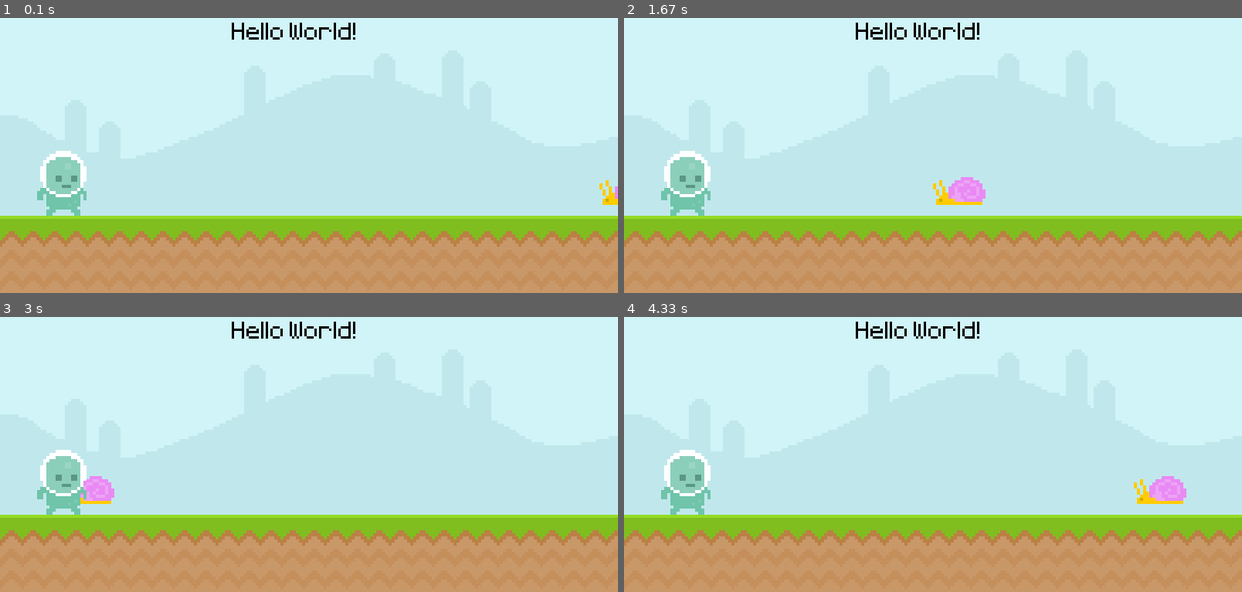
Above: before the commit, frames 1-4 (two rows, left to right).
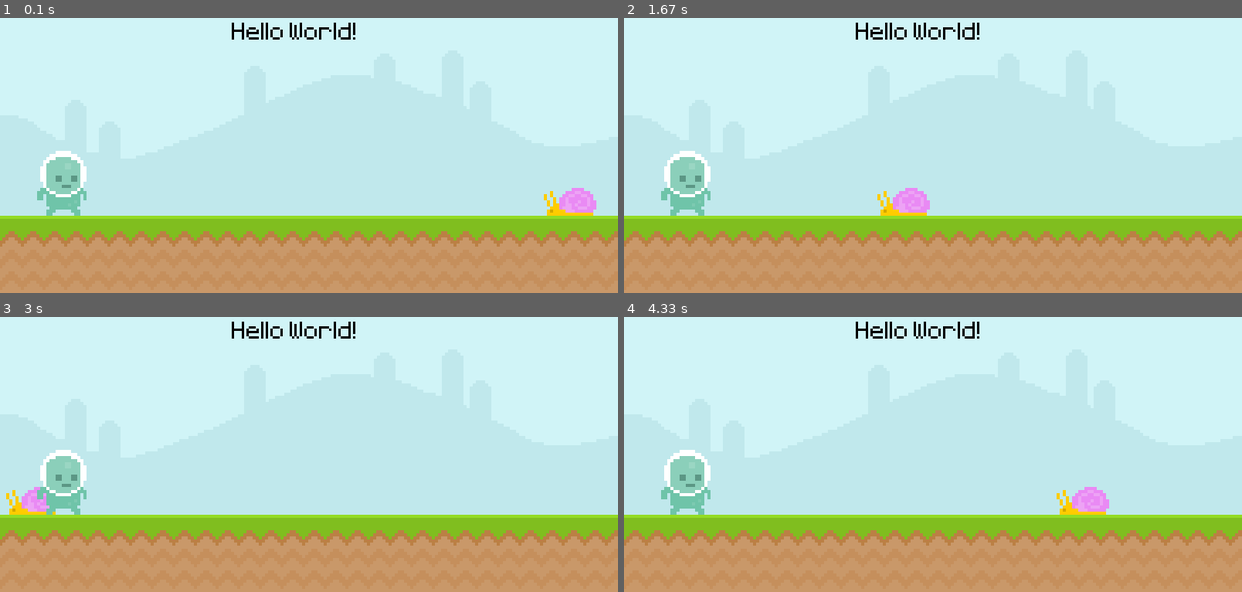
Above: after the commit, the same moments.

Repository: dennis-adrian/learing_pygame
Game: pygame game, started from main.py
Same seed, same stepped clock (60 frames per second), same inputs: the game is played once before the commit and once after it.
Inputs:
- Up to frame 1 (0.1 s): no input
- Up to frame 2 (1.67 s): no input
- Up to frame 3 (3 s): no input
- Up to frame 4 (4.33 s): no input

The runs differ from the first frame. In frame 1, 0.8% of the frame differs, in the area x 88-100%, y 58-72%; in frame 2, 1.3%, in the area x 41-59%, y 57-72%; in frame 3, 0.9%; in frame 4, 1.3%.

Commit message:
Add snail rectangle for better positioning

Diff:
--- a/main.py
+++ b/main.py
@@ -27,12 +27,13 @@
 text_surface = test_font.render("Hello World!", False, 'Black')
 # creating an image that will be animated
 snail_surface = pygame.image.load(SNAIL).convert_alpha()
-snail_x_pos = SNAIL_INITIAL_X_POS
+# creating snail rectangle object
+snail_rect = snail_surface.get_rect(bottomright=(SNAIL_INITIAL_X_POS, GROUND_Y_POS))
 # creating a player surface with its rect object
 player_surface = pygame.image.load(PLAYER).convert_alpha()
 # get_rect() is a method that takes the surface of the object and draws a rectangle around it
 # and in order to position the rectangle we can use any of the available points
-player_rect = player_surface.get_rect(midbottom=(80, GROUND_X_POS))
+player_rect = player_surface.get_rect(midbottom=(80, GROUND_Y_POS))
 
 while True:
     # inside this loop we're going to draw all our elements
@@ -52,11 +53,13 @@
     # now we want to display our surface on the screen
     # blit stands for block image transfer and it's just a fancy way to say we want to put one surface on top of another
     screen.blit(sky_surface, (0, 0))
-    screen.blit(ground_surface, (0, GROUND_X_POS))
+    screen.blit(ground_surface, (0, GROUND_Y_POS))
     screen.blit(text_surface, (300, 50))
-    snail_x_pos -= SNAIL_MOVE_SPEED
-    if snail_x_pos <= -100: snail_x_pos = SNAIL_INITIAL_X_POS
-    screen.blit(snail_surface, (snail_x_pos, 250))
+
+    # we want to move the snail to the left
+    snail_rect.x -= SNAIL_MOVE_SPEED
+    if snail_rect.right <= 0: snail_rect.left = 800
+    screen.blit(snail_surface, snail_rect)
     # since we have a rectangle for the player_surface we can use that to position it on the screen
     screen.blit(player_surface, player_rect)
 
--- a/utils/constants.py
+++ b/utils/constants.py
@@ -2,7 +2,7 @@
 FPS = 60
 SNAIL_INITIAL_X_POS = 800
 SNAIL_MOVE_SPEED = 4
-GROUND_X_POS = 300
+GROUND_Y_POS = 300
 
 # Assets paths
 SKY = "assets/graphics/Sky.png"
